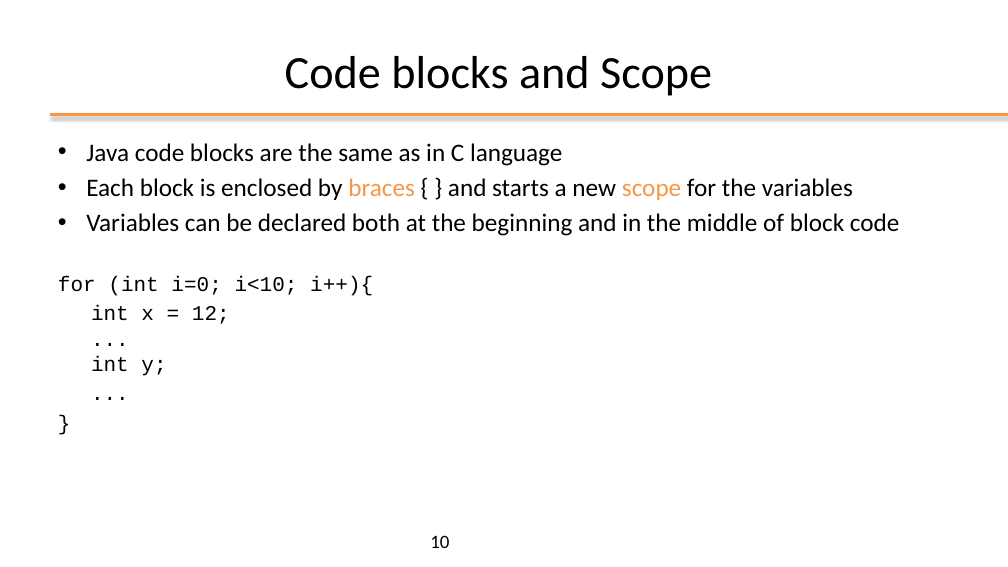
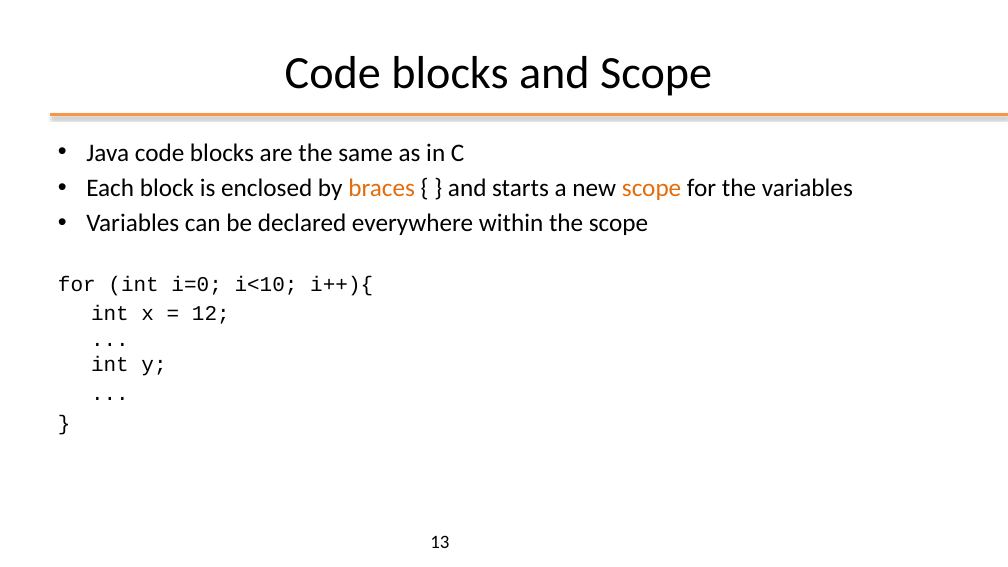
Before and after one commit to plctechnician/ooprogramming, a slide deck: slide 13 of java/slides/ppt/02 - Java Basics.pptx (slide 10 before the commit). Drawn at 1008x567 pixels with LibreOffice and Linux fonts; fonts in the diff are those of the drawing; background and template pictures are left out. Boxes give left, top, right and bottom in pixels: in the first picture for what was removed or moved away, otherwise in the second. Text is boxed around its words. In the diff, an @@ line names an element or a change of style, - is before the commit and + after.

```diff
--- a/java/slides/ppt/02 - Java Basics.pptx
+++ b/java/slides/ppt/02 - Java Basics.pptx
@@ text at [86, 143, 464, 162]: text changed @@
-• Java code blocks are the same as in C language
+• Java code blocks are the same as in C
@@ text at [86, 178, 853, 200]: text colour #F79646 to #E46C0A in "braces scope" @@
@@ text at [86, 213, 648, 235]: text changed @@
-• Variables can be declared both at the beginning and in the middle of block code
+• Variables can be declared everywhere within the scope
@@ page number at [430, 535, 449, 548]: text changed @@
-10
+13
```
Also in this commit, not shown: 12 other slides changed, 6 slides added, 18 other files.
